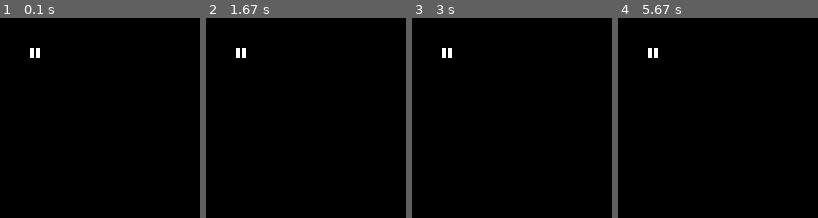
Above: before the commit, frames 1-4 (left to right).
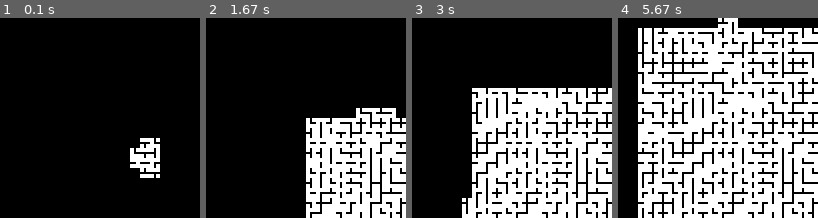
Above: after the commit, the same moments.

Repository: RedCommander735/wave_function_collapse
Game: pygame game, started from main_pygame_visualization.py
The game is run twice, just before and just after one commit, with the same random seed, the same clock (stepped at 60 frames per second) and the same inputs.
Inputs:
- Up to frame 1 (0.1 s): no input
- Up to frame 2 (1.67 s): tap Enter at 0.33 s
- Up to frame 3 (3 s): tap Space at 1.67, 2.07, 2.37, 2.57, 2.9 s
- Up to frame 4 (5.67 s): tap Space at 3.2, 3.4, 3.7, 3.97, 4.3, 4.6, 4.73, 5.13, 5.43 s

The runs differ from the first frame. In frame 1, 2.1% of the frame differs, in the area x 15-80%, y 15-80%; in frame 2, 21%; in frame 3, 37%; in frame 4, 69%, in the area x 10-100%, y 0-100%.

Commit message:
Did things

Diff:
--- a/json/default.json
+++ b/json/default.json
@@ -1,294 +1,49 @@
 {
     "meta": {
         "size": 20,
-        "seed": "1674208369",
+        "seed": "1",
         "tile_size": 10
     },
-    "types": [
-        "t_up",
-        "t_down",
-        "t_right",
-        "t_left",
-        "cross",
-        "blank",
-        "c_downleft",
-        "c_downright",
-        "c_upleft",
-        "c_upright",
-        "s_down",
-        "s_left",
-        "s_right",
-        "s_up",
-        "straight_h",
-        "straight_w"
+    "types": ["t_up","t_down","t_right","t_left","cross","blank","c_downleft","c_downright","c_upleft","c_upright","s_down","s_left","s_right","s_up","straight_h","straight_w"
     ],
-    "image_files": [
-        "up.png",
-        "down.png",
-        "right.png",
-        "left.png",
-        "cross.png",
-        "blank.png",
-        "c_downleft.png",
-        "c_downright.png",
-        "c_upleft.png",
-        "c_upright.png",
-        "s_down.png",
-        "s_left.png",
-        "s_right.png",
-        "s_up.png",
-        "straight_h.png",
-        "straight_w.png"
+    "image_files": ["up.png","down.png","right.png","left.png","cross.png","blank.png","c_downleft.png","c_downright.png","c_upleft.png","c_upright.png","s_down.png","s_left.png","s_right.png","s_up.png","straight_h.png","straight_w.png"
     ],
     "options": {
         "t_up": {
-            "north": [
-                "t_down",
-                "t_right",
-                "t_left",
-                "cross",
-                "c_downright",
-                "c_downleft",
-                "s_down",
-                "straight_w"
-            ],
-            "south": [
-                "t_down",
-                "blank",
-                "c_downright",
-                "c_downleft",
-                "s_down",
-                "s_left",
-                "s_right",
-                "straight_h"
-            ],
-            "west": [
-                "t_up",
-                "t_down",
-                "t_right",
-                "cross",
-                "c_downright",
-                "c_upright",
-                "s_right",
-                "straight_h"
-            ],
-            "east": [
-                "t_up",
-                "t_down",
-                "t_left",
-                "cross",
-                "c_downleft",
-                "c_upleft",
-                "s_left",
-                "straight_h"
-            ]
+            "north": ["t_down","t_left","t_right","cross","c_downright","c_downleft","s_down","straight_w"],
+            "south": ["t_down","blank","c_downright","c_downleft","s_down","s_left","s_right","straight_h"],
+            "west": ["s_right","c_upright","c_downright","t_right","t_down","t_up","cross","straight_h"],
+            "east": ["s_left","c_upleft","c_downleft","t_left","t_down","t_up","cross","straight_w"]
         },
         "t_down": {
-            "north": [
-                "t_up",
-                "blank",
-                "s_left",
-                "s_right",
-                "s_up",
-                "straight_h"
-            ],
-            "south": [
-                "t_up",
-                "t_right",
-                "t_left",
-                "cross",
-                "c_upleft",
-                "c_upright",
-                "s_up",
-                "straight_w"
-            ],
-            "west": [
-                "t_up",
-                "t_down",
-                "t_right",
-                "cross",
-                "c_downright",
-                "c_upright",
-                "s_right",
-                "straight_h"
-            ],
-            "east": [
-                "t_up",
-                "t_down",
-                "t_left",
-                "cross",
-                "c_downleft",
-                "c_upleft",
-                "s_left",
-                "straight_h"
-            ]
+            "north": ["blank","c_upleft","c_upright","s_left","s_right","s_up","straight_h","t_up"],
+            "south": ["c_upleft","c_upright","s_up","straight_w","t_up","t_left","t_right","cross"],
+            "west": ["s_right","c_upright","c_downright","t_right","t_down","t_up","cross","straight_h"],
+            "east": ["s_left","c_upleft","c_downleft","t_left","t_down","t_up","cross","straight_w"]
         },
         "t_right": {
-            "north": [
-                "t_down",
-                "t_right",
-                "t_left",
-                "cross",
-                "c_downright",
-                "c_downleft",
-                "s_down",
-                "straight_w"
-            ],
-            "south": [
-                "t_up",
-                "t_right",
-                "t_left",
-                "cross",
-                "c_upleft",
-                "c_upright",
-                "s_up",
-                "straight_w"
-            ],
-            "west": [
-                "t_left",
-                "blank",
-                "c_downleft",
-                "s_down",
-                "s_left",
-                "s_up",
-                "straight_w"
-            ],
-            "east": [
-                "t_up",
-                "t_down",
-                "t_left",
-                "cross",
-                "c_downleft",
-                "c_upleft",
-                "s_left",
-                "straight_h"
-            ]
+            "north": ["t_down","t_left","t_right","cross","c_downright","c_downleft","s_down","straight_w"],
+            "south": ["c_upleft","c_upright","s_up","straight_w","t_up","t_left","t_right","cross"],
+            "west": ["s_left","c_upleft","c_downleft","t_left","blank","straight_w","s_down","s_up"],
+            "east": ["s_left","c_upleft","c_downleft","t_left","t_down","t_up","cross","straight_w"]
         },
         "t_left": {
-            "north": [
-                "t_down",
-                "t_left",
-                "t_right",
-                "cross",
-                "c_downright",
-                "c_downleft",
-                "s_down",
-                "straight_w"
-            ],
-            "south": [
-                "t_up",
-                "t_left",
-                "t_right",
-                "cross",
-                "c_upleft",
-                "c_upright",
-                "s_up",
-                "straight_w"
-            ],
-            "west": [
-                "t_up",
-                "t_down",
-                "t_right",
-                "cross",
-                "c_downright",
-                "c_upright",
-                "s_right",
-                "straight_h"
-            ],
-            "east": [
-                "t_right",
-                "blank",
-                "c_downright",
-                "c_upright",
-                "s_down",
-                "s_right",
-                "s_up",
-                "straight_w"
-            ]
+            "north": ["t_down","t_left","t_right","cross","c_downright","c_downleft","s_down","straight_w"],
+            "south": ["c_upleft","c_upright","s_up","straight_w","t_up","t_left","t_right","cross"],
+            "west": ["s_right","c_upright","c_downright","t_right","t_down","t_up","cross","straight_h"],
+            "east": ["s_right","c_upright","c_downright","t_right","blank","straight_w","s_down","s_up"]
         },
         "cross": {
-            "north": [
-                "t_down",
-                "t_left",
-                "t_right",
-                "cross",
-                "c_downright",
-                "c_downleft",
-                "s_down",
-                "straight_w"
-            ],
-            "south": [
-                "t_up",
-                "t_left",
-                "t_right",
-                "cross",
-                "c_upleft",
-                "c_upright",
-                "s_up",
-                "straight_w"
-            ],
-            "west": [
-                "t_up",
-                "t_down",
-                "t_right",
-                "cross",
-                "c_downright",
-                "c_upright",
-                "s_right",
-                "straight_h"
-            ],
-            "east": [
-                "t_up",
-                "t_down",
-                "t_left",
-                "cross",
-                "c_downleft",
-                "c_upleft",
-                "s_left",
-                "straight_h"
-            ]
+            "north": ["t_down","t_left","t_right","cross","c_downright","c_downleft","s_down","straight_w"],
+            "south": ["c_upleft","c_upright","s_up","straight_w","t_up","t_left","t_right","cross"],
+            "west": ["s_right","c_upright","c_downright","t_right","t_down","t_up","cross","straight_h"],
+            "east": ["s_left","c_upleft","c_downleft","t_left","t_down","t_up","cross","straight_w"]
         },
         "blank": {
-            "north": [
-                "t_up",
-                "blank",
-                "c_upleft",
-                "c_upright",
-                "s_left",
-                "s_right",
-                "s_up",
-                "straight_h"
-            ],
-            "south": [
-                "t_down",
-                "blank",
-                "c_downright",
-                "c_downleft",
-                "s_down",
-                "s_left",
-                "s_right",
-                "straight_h"
-            ],
-            "west": [
-                "t_left",
-                "blank",
-                "c_downleft",
-                "c_upleft",
-                "s_down",
-                "s_left",
-                "s_up",
-                "straight_w"
-            ],
-            "east": [
-                "t_right",
-                "blank",
-                "c_downright",
-                "c_upright",
-                "s_down",
-                "s_right",
-                "s_up",
-                "straight_w"
-            ]
+            "north": ["blank","c_upleft","c_upright","s_left","s_right","s_up","straight_h","t_up"],
+            "south":["t_down","blank","c_downright","c_downleft","s_down","s_left","s_right","straight_h"],
+            "west":["s_left","c_upleft","c_downleft","t_left","blank","straight_w","s_down","s_up"],
+            "east": ["s_right","c_upright","c_downright","t_right","blank","straight_w","s_down","s_up"]
         },
         "c_downleft": {
             "north":["blank","c_upleft","c_upright","s_left","s_right","s_up","straight_h","t_up"],
--- a/main.py
+++ b/main.py
@@ -12,13 +12,13 @@
 #
 
 class Tile:
-    def __init__(self, coords: tuple[int, int], possible_states: list, grid_size: int, ttype: str = "", collapsed = False):
+    def __init__(self, coords: tuple[int, int], possible_states: list, grid_size: int, tile_state: str = "", collapsed = False):
 
-        self.ttype: str = ttype
+        self.tile_state: str = tile_state
         self.file: Image = None
         self.coords: tuple[int, int] = coords
         self.collapsed: bool = collapsed
-        self.valid_neighbours: dict = None
+        self.valid_neighbours: dict = []
         self.possible_states: list = possible_states
         self.grid_size: int = grid_size
         self.north: tuple[int, int] = (max(self.coords[0] - 1, 0), self.coords[1])
@@ -51,7 +51,6 @@
         # Update the state list of all surrounding tiles
         for tile, direction in zip(self.tiles, directions):
             if not tile.collapsed:
-                #tile.possible_states = list(set(self.valid_neighbours[direction]).intersection(tile.possible_states))
                 tile.possible_states = list(set(self.valid_neighbours[direction]) & set(tile.possible_states))
 
 def main():
@@ -71,11 +70,11 @@
         data: dict = json.load(openedfile)
         seed: str = data["meta"]["seed"]
 
-        # If there is no seed specified use current time as seed
+        # If there is no seed specified use current time as seed; NO WORKY
         if len(seed) == 0:
             seed = str(time.time())
             data["meta"]["seed"]: str = seed
-            openedfile.truncate()
+            openedfile.truncate(len(str(data)))
             json.dump(data, openedfile, indent = 4)
 
     random.seed(seed)
@@ -116,15 +115,15 @@
     y_pos = random.randint(0, size - 1)
 
     # Initialize first tile
-    ttype: str = random.choice(possible_states)
+    tile_state: str = random.choice(possible_states)
 
     initial_tile: Tile = grid[y_pos][x_pos]
 
     initial_tile.collapsed: bool = True
-    initial_tile.ttype: str = ttype
-    initial_tile.valid_neighbours: dict = data["options"][ttype]
-    initial_tile.possible_states: list[str] = [ttype]
-    initial_tile.file: Image = data["image_files"][data["types"].index(ttype)]
+    initial_tile.tile_state: str = tile_state
+    initial_tile.valid_neighbours: dict = data["options"][tile_state]
+    initial_tile.possible_states: list[str] = [tile_state]
+    initial_tile.file: Image = data["image_files"][data["types"].index(tile_state)]
 
     tile_size: int = data["meta"]["tile_size"]
 
@@ -150,22 +149,24 @@
             for x_pos in range(size):
                 __tile: Tile = grid[y_pos][x_pos]
                 states: int = __tile.get_states_count()
-                if states < min_states:
+                if states < min_states and states != 1:
                     min_states = states
                     min_tiles = []
                     min_tiles.append(__tile)
                 elif states == min_states:
                     min_tiles.append(__tile)
 
-        lowest_entropy_tile: Tile = random.choice(min_tiles)
+        if min_tiles:
 
-        _ttype: str = random.choice(lowest_entropy_tile.possible_states)
+            lowest_entropy_tile: Tile = random.choice(min_tiles)
 
-        lowest_entropy_tile.collapsed: bool = True
-        lowest_entropy_tile.ttype: str = _ttype
-        lowest_entropy_tile.valid_neighbours: dict = data["options"][_ttype]
-        lowest_entropy_tile.possible_states: list[str] = [_ttype]
-        lowest_entropy_tile.file: Image = data["image_files"][data["types"].index(_ttype)]
+            _tile_state: str = random.choice(lowest_entropy_tile.possible_states)
+
+            lowest_entropy_tile.collapsed: bool = True
+            lowest_entropy_tile.tile_state: str = _tile_state
+            lowest_entropy_tile.valid_neighbours: dict = data["options"][_tile_state]
+            lowest_entropy_tile.possible_states: list[str] = [_tile_state]
+            lowest_entropy_tile.file: Image = data["image_files"][data["types"].index(_tile_state)]
 
 
 
--- a/main_pygame_visualization.py
+++ b/main_pygame_visualization.py
@@ -3,7 +3,6 @@
 import json
 import time
 import pygame
-from PIL import Image
 
 # COMPLETE REWORK
 #
@@ -15,11 +14,11 @@
 class Tile:
     def __init__(self, coords: tuple[int, int], possible_states: list, grid_size: int):
 
-        self.ttype: str = ""
+        self.tile_state: str = ""
         self.file: pygame.Surface = None
         self.coords: tuple[int, int] = coords
         self.collapsed: bool = False
-        self.valid_neighbours: dict = None
+        self.valid_neighbours: dict = []
         self.possible_states: list = possible_states
         self.grid_size: int = grid_size
         self.north: tuple[int, int] = (max(self.coords[0] - 1, 0), self.coords[1])
@@ -72,7 +71,7 @@
         data: dict = json.load(openedfile)
         seed: str = data["meta"]["seed"]
 
-        # If there is no seed specified use current time as seed
+        # If there is no seed specified use current time as seed; NEEDS REWORK
         if len(seed) == 0:
             seed = str(time.time())
             data["meta"]["seed"]: str = seed
@@ -117,15 +116,15 @@
     y_pos = random.randint(0, size - 1)
 
     # Initialize first tile
-    ttype: str = random.choice(possible_states)
+    tile_state: str = random.choice(possible_states)
 
     initial_tile: Tile = grid[y_pos][x_pos]
 
     initial_tile.collapsed: bool = True
-    initial_tile.ttype: str = ttype
-    initial_tile.valid_neighbours: dict = data["options"][ttype]
-    initial_tile.possible_states: list[str] = [ttype]
-    initial_tile.file: pygame.Surface = data["image_files"][data["types"].index(ttype)]
+    initial_tile.tile_state: str = tile_state
+    initial_tile.valid_neighbours: dict = data["options"][tile_state]
+    initial_tile.possible_states: list[str] = [tile_state]
+    initial_tile.file: pygame.Surface = data["image_files"][data["types"].index(tile_state)]
 
     tile_size: int = data["meta"]["tile_size"]
 
@@ -176,7 +175,7 @@
                 for x_pos in range(size):
                     __tile: Tile = grid[y_pos][x_pos]
                     states: int = __tile.get_states_count()
-                    if states < min_states:
+                    if states < min_states and states != 1:
                         min_states = states
                         min_tiles = []
                         min_tiles.append(__tile)
@@ -185,13 +184,13 @@
 
             lowest_entropy_tile: Tile = random.choice(min_tiles)
 
-            _ttype: str = random.choice(lowest_entropy_tile.possible_states)
+            _tile_state: str = random.choice(lowest_entropy_tile.possible_states)
 
             lowest_entropy_tile.collapsed: bool = True
-            lowest_entropy_tile.ttype: str = _ttype
-            lowest_entropy_tile.valid_neighbours: dict = data["options"][_ttype]
-            lowest_entropy_tile.possible_states: list[str] = [_ttype]
-            lowest_entropy_tile.file: pygame.Surface = data["image_files"][data["types"].index(_ttype)]
+            lowest_entropy_tile.tile_state: str = _tile_state
+            lowest_entropy_tile.valid_neighbours: dict = data["options"][_tile_state]
+            lowest_entropy_tile.possible_states: list[str] = [_tile_state]
+            lowest_entropy_tile.file: pygame.Surface = data["image_files"][data["types"].index(_tile_state)]
 
             duration = time.perf_counter() - total_start
 
Binary file changed: img/default.png
